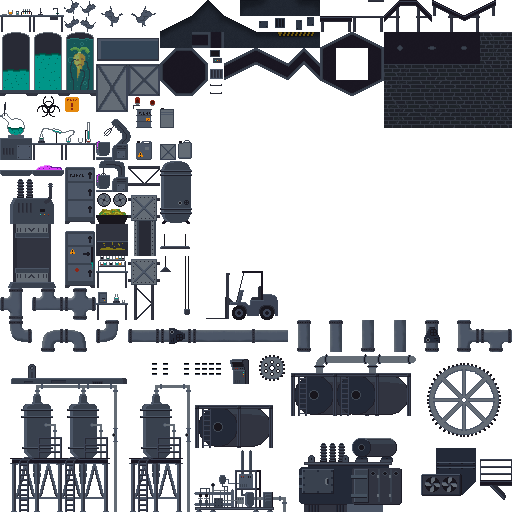
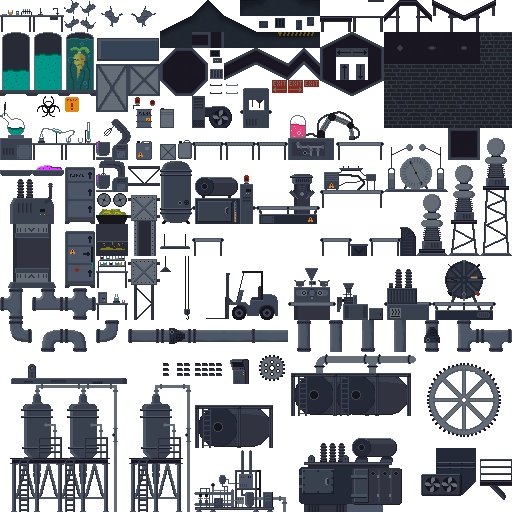
The second w=512, h=512 image is a revision of the first. Changes to its layers:
added layer "Layer 35" above "Layer 34" over [384, 144, 448, 192]
added layer "Layer 34" above "Layer 33" over [416, 194, 448, 256]
added layer "Layer 33" above "Layer 1 copy" over [448, 165, 480, 256]
added layer "Layer 1 copy" (1st of 2) above "Wall right copy" over [480, 138, 512, 256]
added layer "Wall right copy" above "Wall down copy" over [464, 144, 480, 160]
added layer "Layer 31" in group "Wall" over [337, 283, 383, 320]
added layer "Layer 17 copy" in group "Wall" over [369, 227, 416, 256]
added layer "Layer 30" in group "Wall" over [320, 238, 368, 256]
added layer "Layer 29" in group "Wall" over [192, 238, 224, 256]
added layer "Layer 2 copy 7" in group "Wall" over [195, 363, 222, 376]
added layer "Layer 28" in group "Wall" over [432, 260, 496, 320]
added layer "Layer 27" in group "Wall" over [288, 268, 336, 320]
added layer "Layer 11 copy" in group "Wall" over [384, 269, 432, 320]
added layer "Layer 26" in group "Wall" over [320, 166, 384, 208]
added layer "Layer 25" in group "Wall" over [256, 174, 320, 224]
added layer "colors" in group "Wall" over [288, 4, 431, 160]
added layer "Layer 22" in group "Wall" over [192, 175, 256, 224]
added layer "Layer 21" in group "Wall" over [240, 88, 272, 128]
added layer "Layer 1 copy 2" (1st of 4, in "Group 1" › "Group 1" › "Wall") in group "Wall" over [256, 142, 288, 160]
added layer "Layer 1 copy 2" (2nd of 4, in "Group 1" › "Group 1" › "Wall") in group "Wall" over [224, 142, 256, 160]
added layer "Layer 1 copy 2" (3rd of 4, in "Group 1" › "Group 1" › "Wall") in group "Wall" over [192, 142, 224, 160]
added layer "Layer 16 copy" in group "Wall" over [192, 96, 232, 128]
removed layer "Layer 2 copy 2" from group "Test_platform" over [163, 363, 189, 375]
removed layer "Layer 2" from group "Test_platform" over [195, 363, 221, 375]
…and 16 more changes (15 added, 1 removed)
